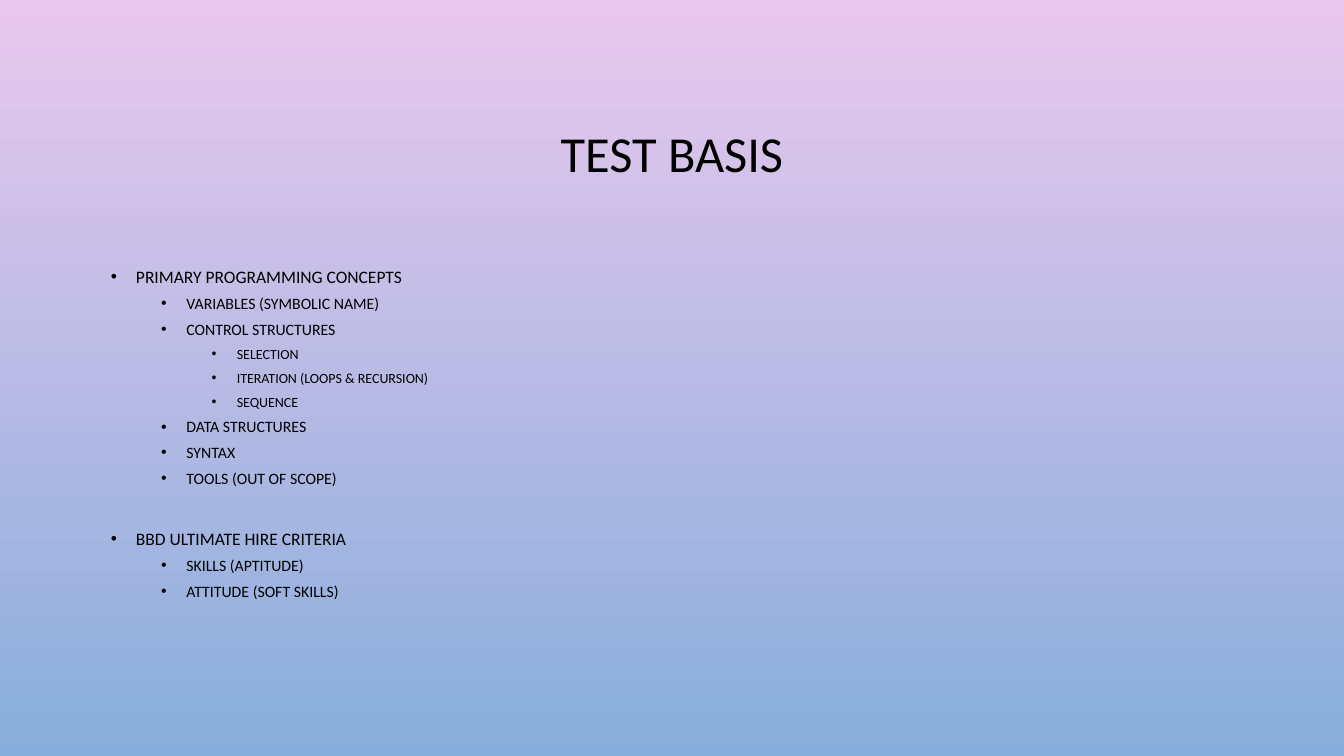
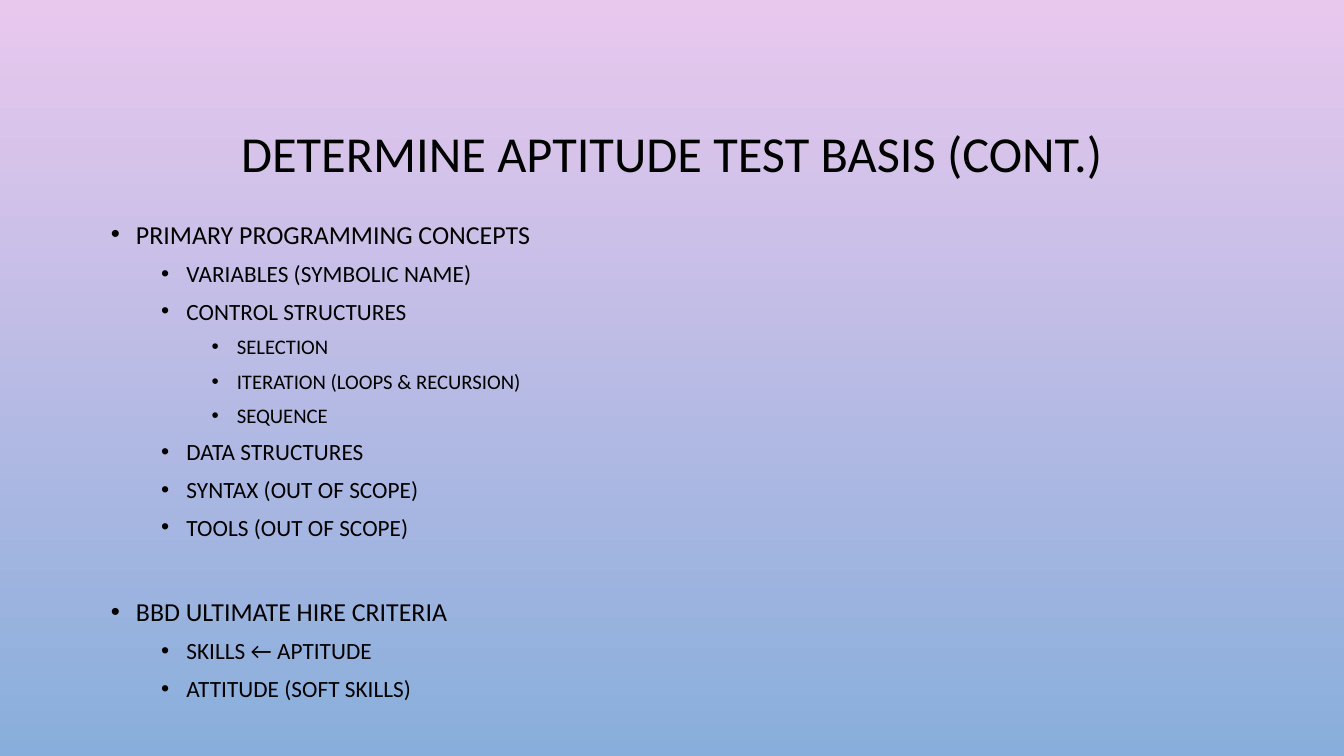
Before and after one commit to abrievanaardt/smalltalk, a slide deck: slide 7 of Documentation/smalltalk.pptx (slide 8 before the commit). Drawn at 1344x756 pixels with LibreOffice and Linux fonts; fonts in the diff are those of the drawing; background and template pictures are left out. Boxes give left, top, right and bottom in pixels: in the first picture for what was removed or moved away, otherwise in the second. Text is boxed around its words. In the diff, an @@ line names an element or a change of style, - is before the commit and + after.

```diff
--- a/Documentation/smalltalk.pptx
+++ b/Documentation/smalltalk.pptx
@@ title at (x1=241, y1=135, x2=1102, y2=179): text changed @@
-TEST BASIS
+DETERMINE APTITUDE TEST BASIS (CONT.)
@@ text "PRIMARY PROGRAMMING CONCEPTS" moved from (x1=136, y1=271, x2=428, y2=599) to (x1=136, y1=227, x2=529, y2=700) @@
@@ text at (x1=136, y1=227, x2=529, y2=700): size 12.5 to 18.5 pt in "PRIMARY PROGRAMMING CONCEPTS", "BBD ULTIMATE HIRE CRITERIA"; size 11.2 to 16.6 pt in "VARIABLES (SYMBOLIC NAME)", "CONTROL STRUCTURES", "DATA STRUCTURES", "TOOLS (OUT OF SCOPE)" and 1 more places; size 10 to 14.8 pt in "SELECTION", "ITERATION (LOOPS & RECURSION)", "SEQUENCE"; line spacing 1 to 1.1 @@
@@ text at (x1=186, y1=481, x2=418, y2=501): text changed; size 11.2 to 16.6 pt @@
-  • SYNTAX
+  • SYNTAX (OUT OF SCOPE)
@@ text at (x1=186, y1=644, x2=372, y2=659): text changed; size 11.2 to 16.6 pt @@
-  • SKILLS (APTITUDE)
+  • SKILLS ← APTITUDE
```
Also in this commit, not shown: 9 other slides changed, 2 slides added, 2 slides removed.
